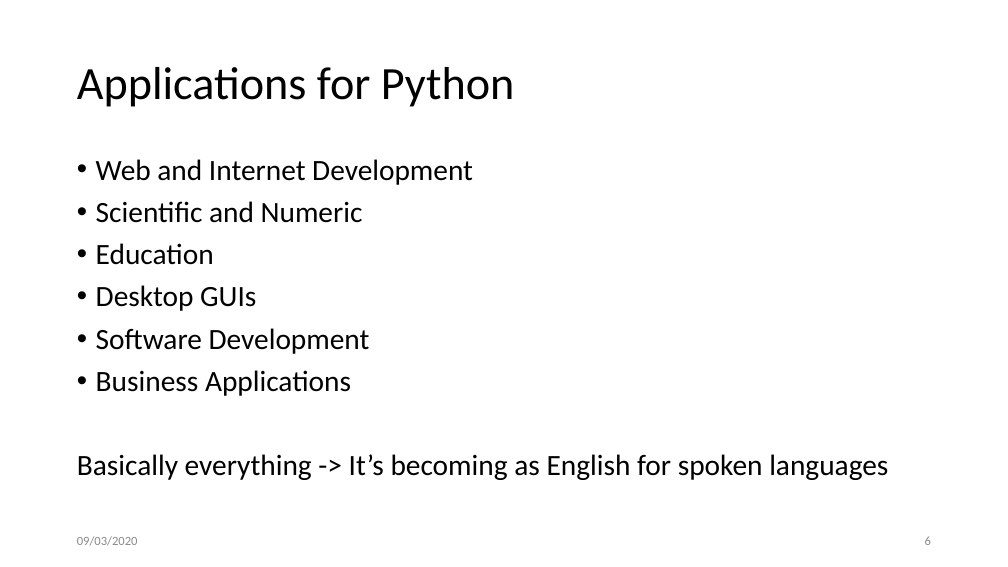
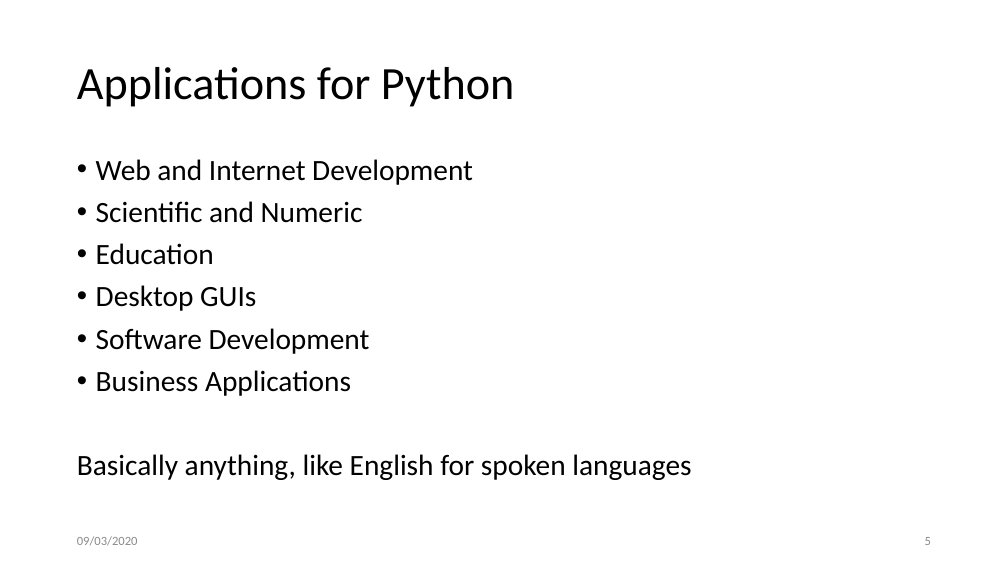
Before and after one commit to regineru/90392-DataSecurity, a slide deck: slide 5 of 1.intro-to-python/intro-python.pptx (slide 6 before the commit). Drawn at 1008x567 pixels with LibreOffice and Linux fonts; fonts in the diff are those of the drawing. Boxes give left, top, right and bottom in pixels: in the first picture for what was removed or moved away, otherwise in the second. Text is boxed around its words. In the diff, an @@ line names an element or a change of style, - is before the commit and + after.

```diff
--- a/1.intro-to-python/intro-python.pptx
+++ b/1.intro-to-python/intro-python.pptx
@@ text at box(77, 454, 691, 480): text changed @@
-Basically everything -> It’s becoming as English for spoken languages
+Basically anything, like English for spoken languages
```
Also in this commit, not shown: 2 other slides changed, 1 slide added, 1 slide removed, 1 other file.
